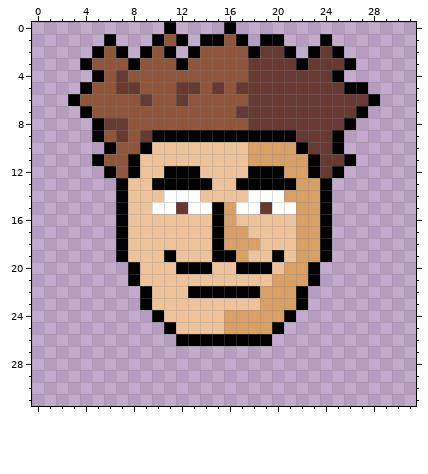
Edited in one commit: pixel-art sprite (chat/avatars/me.png). Above: the version before the commit.
The file is 32x32 pixels.
After the commit:
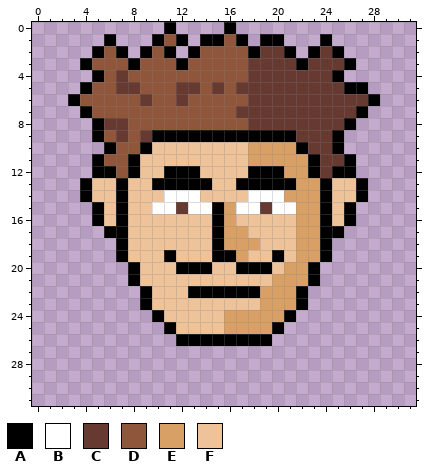
Palette (. is transparent): A #000000  B #ffffff  C #663931  D #8f563b  E #d9a066  F #eec39a
Edits made:
y 12: x 5 . -> A; x 26 . -> A
y 13..14: x 4..6 ... -> AFF; x 25..27 ... -> FFA
y 15..16: x 5..6 .. -> AF; x 25..26 .. -> FA
y 17: x 6 . -> A; x 25 . -> A
